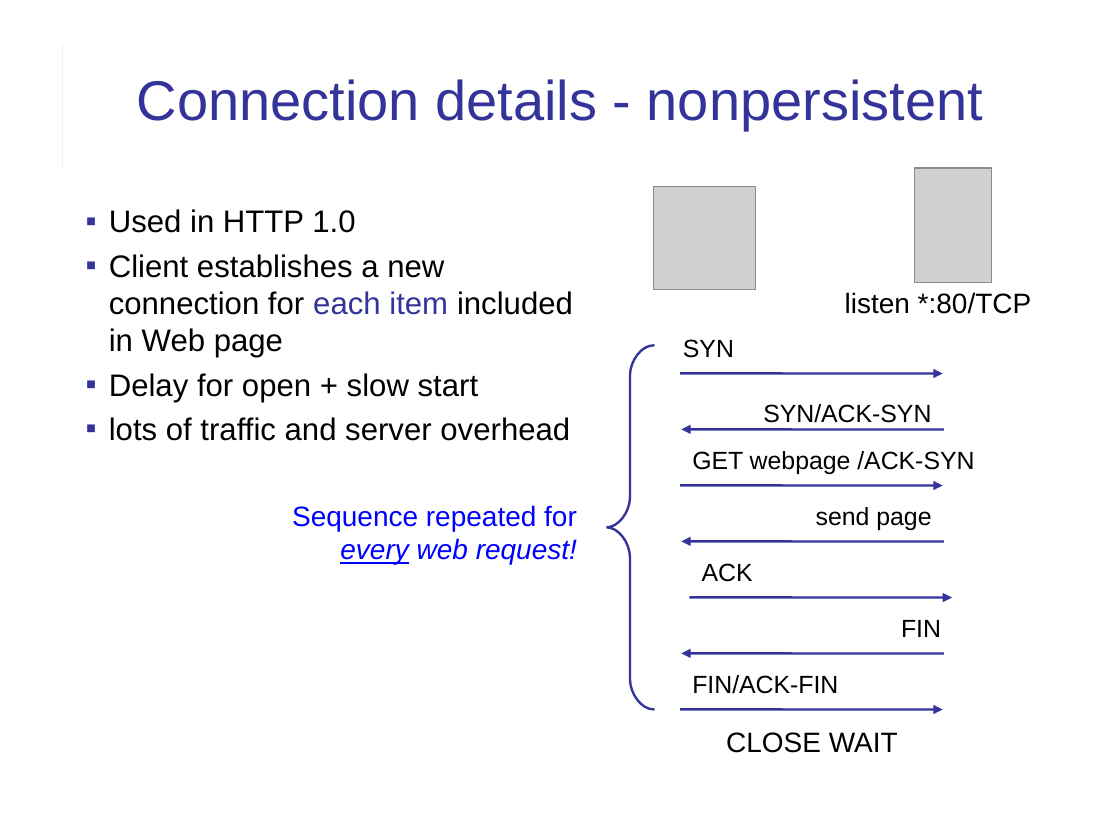
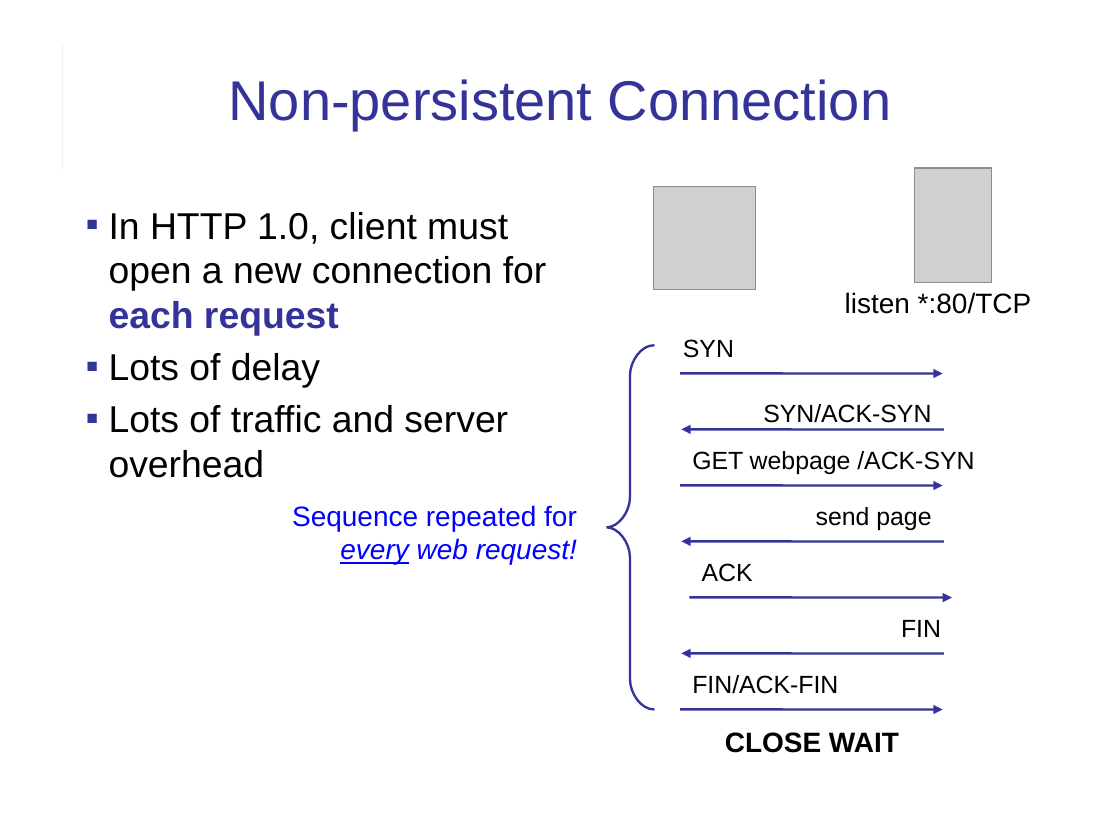
Before and after one commit to cpske/ISP, a slide deck: slide 57 of web/HTTP.ppt (slide 5 before the commit). Drawn at 1120x840 pixels with LibreOffice and Linux fonts; fonts in the diff are those of the drawing; grey boxes stand for pictures. Boxes give left, top, right and bottom in pixels: in the first picture for what was removed or moved away, otherwise in the second. Text is boxed around its words. In the diff, an @@ line names an element or a change of style, - is before the commit and + after.

Commit message:
update some material on http

```diff
--- a/web/HTTP.ppt
+++ b/web/HTTP.ppt
@@ title at bbox=[228, 79, 891, 130]: text changed @@
-Connection details - nonpersistent
+Non-persistent Connection
@@ text at bbox=[109, 212, 547, 478]: text changed; size 20 to 24 pt @@
-▪ Used in HTTP 1.0
-▪ Client establishes a new connection for each item included in Web page
-▪ Delay for open + slow start
-▪ lots of traffic and server overhead
+▪ In HTTP 1.0, client must open a new connection for each request
+▪ Lots of delay
+▪ Lots of traffic and server overhead
@@ text "CLOSE WAIT" at bbox=[725, 732, 899, 753]: bold on @@
```
Also in this commit, not shown: 15 other slides changed, 12 slides added, 1 slide removed, 2 other files.
